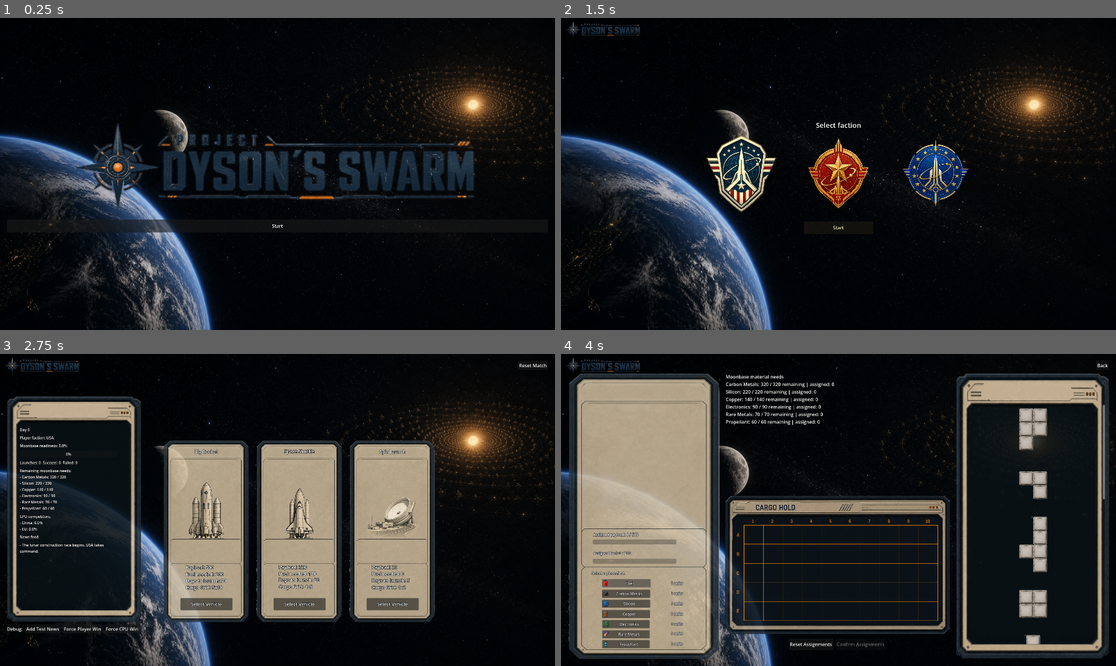
Above: before the commit, frames 1-4 (two rows, left to right).
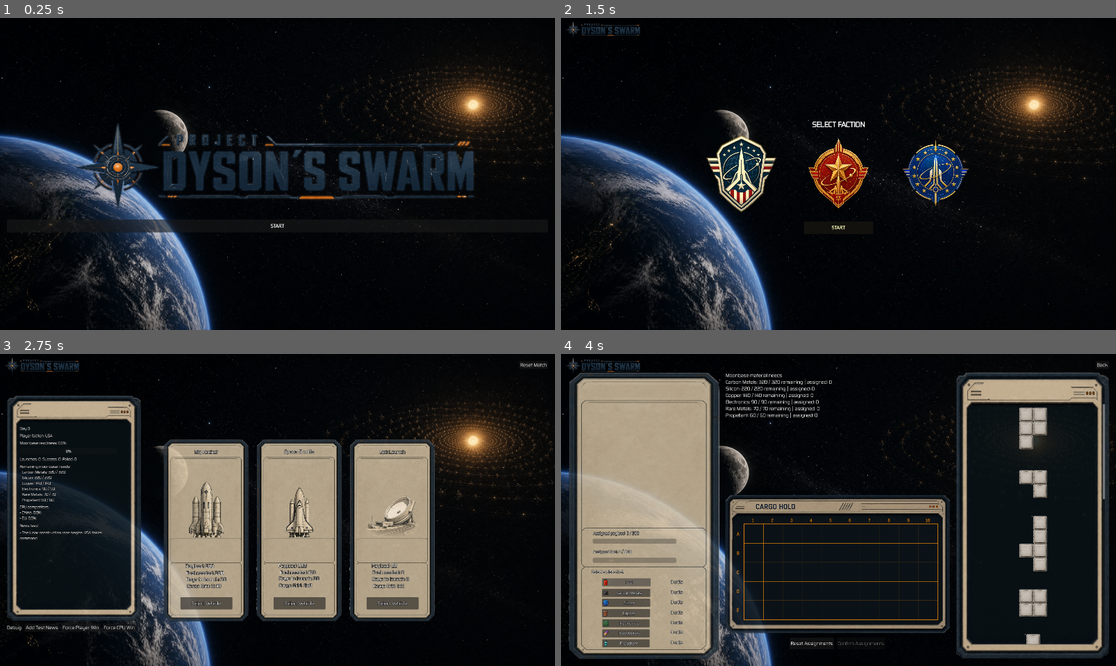
Above: after the commit, the same moments.

Repository: Geopardi00/ProjectDysonSwarm
Game: Godot game, scene res://scenes/main/Main.tscn
Two runs of this game, one before a commit and one after it. Both use one fixed random seed, a clock stepped at 60 frames per second and the inputs below. Sound files missing from this copy of the repository are replaced by a short silence.
Inputs (mouse positions are in pixels of both pictures, inside the frame that each line leads up to):
- Up to frame 1 (0.25 s): no input
- Up to frame 2 (1.5 s): click "Start" (after the commit: "START") at 0.5 s; click (738, 174) at 1.27 s
- Up to frame 3 (2.75 s): click "Start" (after the commit: "START") at 2 s
- Up to frame 4 (4 s): click "Select Vehicle" at 2.75 s; click "Fuel" at 3.5 s

The runs differ from the first frame. In frame 1, less than 0.1% of the frame differs, in the area x 3-69%, y 8-77%; in frame 2, 0.2%; in frame 3, 6.4%; in frame 4, 7.7%, in the area x 1-99%, y 2-95%.

Commit message:
Checkpoint UI typography and panel layout

Diff:
--- a/scenes/main/Main.gd
+++ b/scenes/main/Main.gd
@@ -140,12 +140,13 @@
 	layout.add_child(logo)
 
 	var start_button := Button.new()
-	start_button.text = "Start"
+	start_button.text = "START"
 	start_button.custom_minimum_size = Vector2(220, 44)
 	start_button.pressed.connect(_show_faction_select)
 	layout.add_child(start_button)
 
 	UiAssetsScript.apply_text_outline(layout)
+	UiAssetsScript.apply_semibold_font(start_button)
 	return layout
 
 
@@ -154,7 +155,7 @@
 	layout.set_anchors_preset(Control.PRESET_FULL_RECT)
 
 	var prompt := Label.new()
-	prompt.text = "Select faction"
+	prompt.text = "SELECT FACTION"
 	prompt.horizontal_alignment = HORIZONTAL_ALIGNMENT_CENTER
 	prompt.add_theme_font_size_override("font_size", 24)
 	prompt.anchor_left = 0.0
@@ -181,7 +182,7 @@
 		faction_row.add_child(button)
 
 	var start_button := Button.new()
-	start_button.text = "Start"
+	start_button.text = "START"
 	start_button.anchor_left = 0.5
 	start_button.anchor_right = 0.5
 	start_button.anchor_top = 0.5
@@ -197,6 +198,8 @@
 	layout.add_child(start_button)
 
 	UiAssetsScript.apply_text_outline(layout)
+	UiAssetsScript.apply_semibold_font(prompt)
+	UiAssetsScript.apply_semibold_font(start_button)
 	return layout
 
 
--- a/scenes/ui/CargoLoadingScreen.tscn
+++ b/scenes/ui/CargoLoadingScreen.tscn
@@ -64,7 +64,6 @@
 layout_mode = 2
 size_flags_horizontal = 3
 theme_override_font_sizes/font_size = 22
-text = ""
 label_settings = SubResource("LabelSettings_outline")
 
 [node name="BackButton" type="Button" parent="RootMargin/Layout/Header" unique_id=985904312]
@@ -1069,57 +1068,97 @@
 texture = ExtResource("4_cargo_panel")
 expand_mode = 1
 
-[node name="Margin" type="MarginContainer" parent="RootMargin/Layout/PackingPanel/PackingListPanel" unique_id=1652788559]
-layout_mode = 1
-anchors_preset = 15
-anchor_right = 1.0
-anchor_bottom = 1.0
-offset_left = 19.0
-offset_top = 21.5
-offset_right = -18.0
-offset_bottom = -17.5
-grow_horizontal = 2
-grow_vertical = 2
-theme_override_constants/margin_left = 28
-theme_override_constants/margin_top = 28
-theme_override_constants/margin_right = 28
-theme_override_constants/margin_bottom = 72
-
-[node name="PackingListContent" type="VBoxContainer" parent="RootMargin/Layout/PackingPanel/PackingListPanel/Margin" unique_id=707193509]
-layout_mode = 2
-theme_override_constants/separation = 10
-
-[node name="PiecesTitle" type="Label" parent="RootMargin/Layout/PackingPanel/PackingListPanel/Margin/PackingListContent" unique_id=766975588]
-layout_mode = 2
+[node name="FrameRegions" type="Control" parent="RootMargin/Layout/PackingPanel/PackingListPanel" unique_id=1652788559]
+layout_mode = 1
+anchors_preset = 15
+anchor_right = 1.0
+anchor_bottom = 1.0
+grow_horizontal = 2
+grow_vertical = 2
+
+[node name="HeaderRegion" type="Control" parent="RootMargin/Layout/PackingPanel/PackingListPanel/FrameRegions" unique_id=707193509]
+layout_mode = 1
+anchors_preset = 10
+anchor_right = 1.0
+offset_left = 107.0
+offset_top = 33.0
+offset_right = 13.0
+offset_bottom = 87.0
+grow_horizontal = 2
+
+[node name="PiecesTitle" type="Label" parent="RootMargin/Layout/PackingPanel/PackingListPanel/FrameRegions/HeaderRegion" unique_id=766975588]
+layout_mode = 1
+anchors_preset = 15
+anchor_right = 1.0
+anchor_bottom = 1.0
+grow_horizontal = 2
+grow_vertical = 2
 theme_override_font_sizes/font_size = 18
 text = "Cargo pieces"
 label_settings = SubResource("LabelSettings_outline")
-
-[node name="HeaderToScrollSpacer" type="Control" parent="RootMargin/Layout/PackingPanel/PackingListPanel/Margin/PackingListContent"]
-custom_minimum_size = Vector2(0, 24)
-layout_mode = 2
-
-[node name="PieceScroll" type="ScrollContainer" parent="RootMargin/Layout/PackingPanel/PackingListPanel/Margin/PackingListContent" unique_id=1169264651]
-layout_mode = 2
-size_flags_vertical = 3
+vertical_alignment = 1
+
+[node name="ContentRegion" type="Control" parent="RootMargin/Layout/PackingPanel/PackingListPanel/FrameRegions" unique_id=1984144237]
+clip_contents = true
+layout_mode = 1
+anchors_preset = 15
+anchor_right = 1.0
+anchor_bottom = 1.0
+offset_left = 40.0
+offset_top = 100.0
+offset_right = -40.0
+offset_bottom = -50.0
+grow_horizontal = 2
+grow_vertical = 2
+
+[node name="PieceScroll" type="ScrollContainer" parent="RootMargin/Layout/PackingPanel/PackingListPanel/FrameRegions/ContentRegion" unique_id=1169264651]
+layout_mode = 1
+anchors_preset = 15
+anchor_right = 1.0
+anchor_bottom = 1.0
+grow_horizontal = 2
+grow_vertical = 2
 horizontal_scroll_mode = 0
 
-[node name="PackingPieceListMargin" type="MarginContainer" parent="RootMargin/Layout/PackingPanel/PackingListPanel/Margin/PackingListContent/PieceScroll"]
+[node name="PackingPieceListMargin" type="MarginContainer" parent="RootMargin/Layout/PackingPanel/PackingListPanel/FrameRegions/ContentRegion/PieceScroll" unique_id=1149615137]
 layout_mode = 2
 size_flags_horizontal = 3
 theme_override_constants/margin_left = 18
 theme_override_constants/margin_top = 8
 theme_override_constants/margin_right = 18
-theme_override_constants/margin_bottom = 84
-
-[node name="PackingPieceList" type="VBoxContainer" parent="RootMargin/Layout/PackingPanel/PackingListPanel/Margin/PackingListContent/PieceScroll/PackingPieceListMargin" unique_id=2103548900]
+theme_override_constants/margin_bottom = 16
+
+[node name="PackingPieceList" type="VBoxContainer" parent="RootMargin/Layout/PackingPanel/PackingListPanel/FrameRegions/ContentRegion/PieceScroll/PackingPieceListMargin" unique_id=2103548900]
 unique_name_in_owner = true
 layout_mode = 2
 size_flags_horizontal = 3
 theme_override_constants/separation = 6
 
-[node name="RotateButton" type="Button" parent="RootMargin/Layout/PackingPanel/PackingListPanel/Margin/PackingListContent" unique_id=1410236689]
-unique_name_in_owner = true
-visible = false
-layout_mode = 2
+[node name="FooterRegion" type="Control" parent="RootMargin/Layout/PackingPanel/PackingListPanel/FrameRegions" unique_id=1459735765]
+layout_mode = 1
+anchors_preset = 12
+anchor_top = 1.0
+anchor_right = 1.0
+anchor_bottom = 1.0
+offset_left = 40.0
+offset_top = -50.0
+offset_right = -40.0
+grow_horizontal = 2
+grow_vertical = 0
+
+[node name="RotateButton" type="Button" parent="RootMargin/Layout/PackingPanel/PackingListPanel/FrameRegions/FooterRegion" unique_id=1410236689]
+unique_name_in_owner = true
+visible = false
+layout_mode = 1
+anchors_preset = 8
+anchor_left = 0.5
+anchor_top = 0.5
+anchor_right = 0.5
+anchor_bottom = 0.5
+offset_left = -80.0
+offset_top = -20.0
+offset_right = 80.0
+offset_bottom = 20.0
+grow_horizontal = 2
+grow_vertical = 2
 text = "Rotate Selected"
--- a/scenes/ui/StrategyScreen.tscn
+++ b/scenes/ui/StrategyScreen.tscn
@@ -37,7 +37,6 @@
 layout_mode = 2
 size_flags_horizontal = 3
 theme_override_font_sizes/font_size = 28
-text = ""
 label_settings = SubResource("LabelSettings_outline")
 
 [node name="ResetButton" type="Button" parent="Layout/Header" unique_id=1797317022]
@@ -206,9 +205,9 @@
 [node name="BigRocketTitle" type="Label" parent="Layout/Panels/VehiclePanel/BigRocketCard/Margin/Content" unique_id=1040822183]
 unique_name_in_owner = true
 layout_mode = 0
-offset_top = -1.0
+offset_top = 5.0
 offset_right = 244.0
-offset_bottom = 27.0
+offset_bottom = 33.0
 theme_override_font_sizes/font_size = 22
 text = "Big Rocket"
 label_settings = SubResource("LabelSettings_outline")
@@ -344,9 +343,9 @@
 [node name="ShuttleTitle" type="Label" parent="Layout/Panels/VehiclePanel/ShuttleCard/Margin/Content" unique_id=1582791049]
 unique_name_in_owner = true
 layout_mode = 0
-offset_top = -2.0
+offset_top = 4.0
 offset_right = 244.0
-offset_bottom = 26.0
+offset_bottom = 32.0
 theme_override_font_sizes/font_size = 22
 text = "Space Shuttle"
 label_settings = SubResource("LabelSettings_outline")
@@ -483,9 +482,9 @@
 [node name="SpinLaunchTitle" type="Label" parent="Layout/Panels/VehiclePanel/SpinLaunchCard/Margin/Content" unique_id=995763902]
 unique_name_in_owner = true
 layout_mode = 0
-offset_top = -1.0
+offset_top = 5.0
 offset_right = 244.0
-offset_bottom = 27.0
+offset_bottom = 33.0
 theme_override_font_sizes/font_size = 22
 text = "SpinLaunch"
 label_settings = SubResource("LabelSettings_outline")
--- a/scripts/data/UiAssets.gd
+++ b/scripts/data/UiAssets.gd
@@ -3,6 +3,9 @@
 
 const BACKGROUND := "res://assets/ui/backgrounds/ui_bg_space_loading_1920x1080.png"
 const TITLE_LOGO := "res://assets/ui/title/title_logo.png"
+const UI_FONT := preload("res://assets/ui/fonts/zekton/Zekton-Regular.otf")
+
+static var _semibold_ui_font: FontVariation
 
 const VEHICLE_ICONS := {
 	"big_rocket": "res://assets/ui/vehicles/big_rocket_icon.png",
@@ -101,9 +104,22 @@
 	return null
 
 
+static func get_semibold_ui_font() -> FontVariation:
+	if _semibold_ui_font == null:
+		_semibold_ui_font = FontVariation.new()
+		_semibold_ui_font.base_font = UI_FONT
+		_semibold_ui_font.variation_embolden = 0.8
+	return _semibold_ui_font
+
+
+static func apply_semibold_font(control: Control) -> void:
+	control.add_theme_font_override("font", get_semibold_ui_font())
+
+
 static func apply_text_outline(node: Node, outline_size: int = 4) -> void:
 	if node is Label or node is Button:
 		var control := node as Control
+		control.add_theme_font_override("font", UI_FONT)
 		control.add_theme_color_override("font_color", Color.WHITE)
 		control.add_theme_color_override("font_outline_color", Color.BLACK)
 		control.add_theme_constant_override("outline_size", outline_size)
Binary file changed: assets/ui/backgrounds/ui_bg_space_loading_1920x1080.png
Binary file added: assets/ui/backups/ui_bg_space_loading_1920x1080.png
Not shown, added: assets/ui/backups/ui_bg_space_loading_1920x1080.png.import
Binary file added: assets/ui/fonts/zekton/Zekton-Regular.otf
Not shown, added: assets/ui/fonts/zekton/Zekton-Regular.otf.import
Not shown, added: assets/ui/fonts/zekton/Typodermic Desktop EULA 2023.pdf
Not shown, added: assets/ui/fonts/zekton/read-this.html
